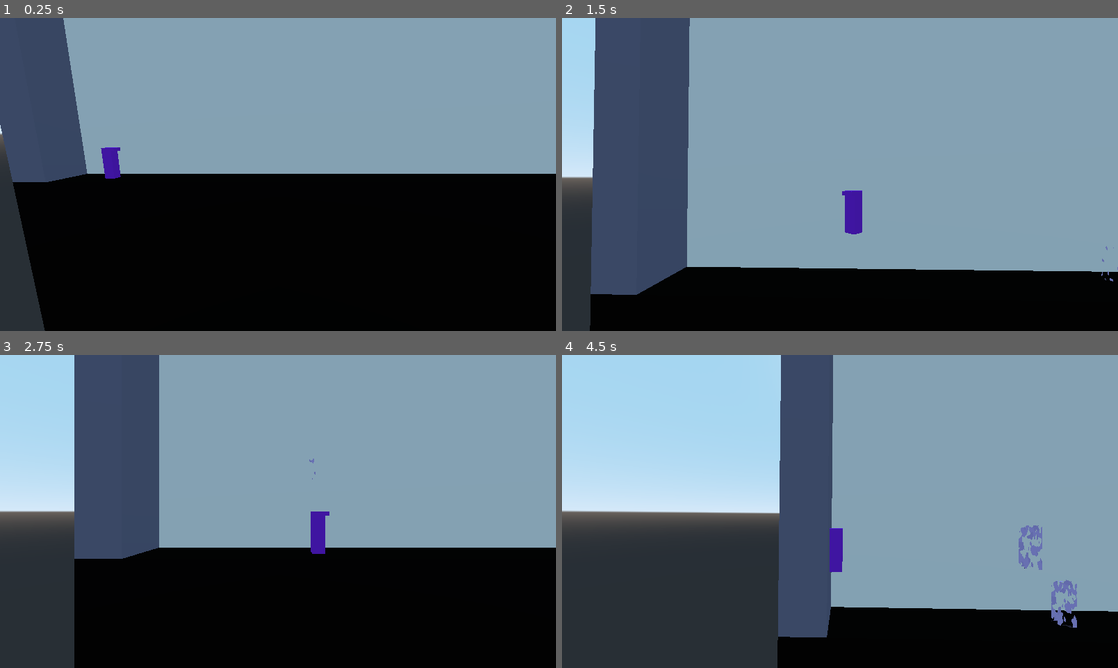
Above: before the commit, frames 1-4 (two rows, left to right).
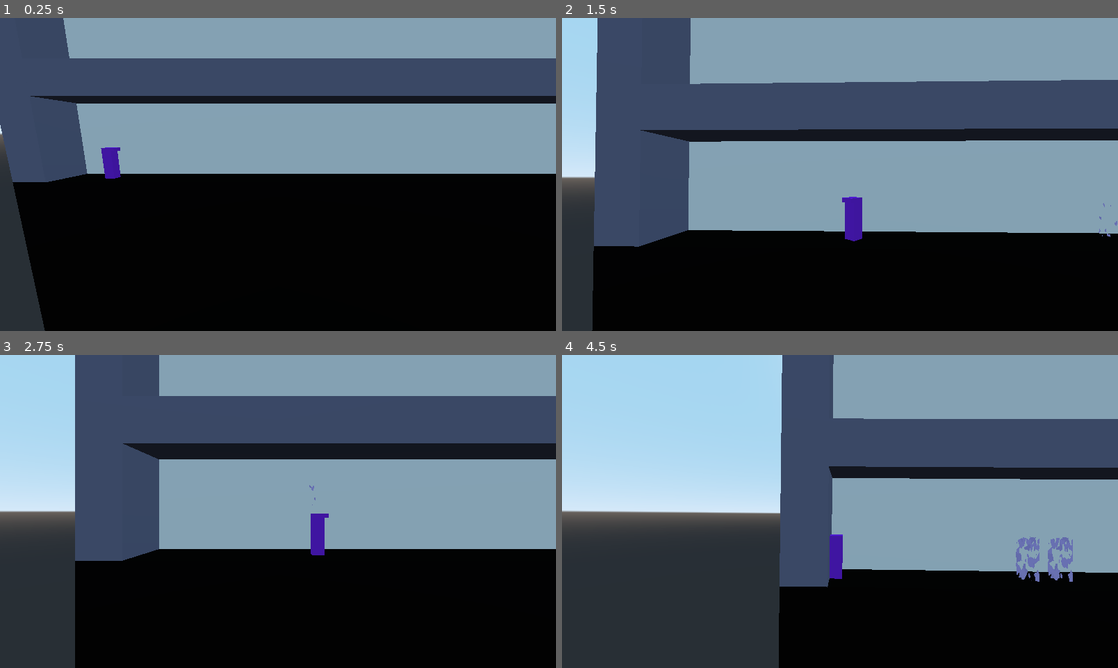
Above: after the commit, the same moments.

Repository: dsaltares/ludumdare-47
Game: Godot game, scene res://David/DavidPlayground.tscn
Two runs of this game, one before a commit and one after it. Both use one fixed random seed, a clock stepped at 60 frames per second and the inputs below.
Inputs:
- Up to frame 1 (0.25 s): no input
- Up to frame 2 (1.5 s): hold D (move_right) 0.53-1.28 s; tap N (new_run) at 0.6 s; tap Space (jump) at 0.77 s; hold A (move_left) from 1.28 s (still down); tap C (shake) at 1.35 s
- Up to frame 3 (2.75 s): tap Space (jump) at 1.52 s; release A (move_left) at 2.03 s; hold D (move_right) from 2.03 s (still down); tap N (new_run) at 2.1 s
- Up to frame 4 (4.5 s): tap C (shake) at 2.85, 4.35 s; tap Space (jump) at 3.02, 3.77 s; release D (move_right) at 3.53 s; hold A (move_left) from 3.53 s (still down); tap N (new_run) at 3.6 s

The runs differ from the first frame. In frame 1, 13% of the frame differs, in the area x 5-100%, y 12-28%; in frame 2, 27%, in the area x 5-100%, y 0-100%; in frame 3, 15%; in frame 4, 19%.

Commit message:
add first puzzle

Diff:
--- a/game/Environment/PressurePlate.tscn
+++ b/game/Environment/PressurePlate.tscn
@@ -11,12 +11,14 @@
 bottom_radius = 0.5
 height = 0.15
 
-[sub_resource type="CylinderShape" id=3]
+[sub_resource type="SpatialMaterial" id=3]
+albedo_color = Color( 0.0431373, 0.501961, 0.254902, 1 )
+
+[sub_resource type="CylinderShape" id=4]
 radius = 0.5
 height = 0.65
 
-[sub_resource type="Animation" id=4]
-resource_name = "Activation"
+[sub_resource type="Animation" id=5]
 tracks/0/type = "bezier"
 tracks/0/path = NodePath("StaticBody:translation:y")
 tracks/0/interp = 1
@@ -32,24 +34,24 @@
 script = ExtResource( 1 )
 
 [node name="StaticBody" type="StaticBody" parent="."]
+collision_mask = 6
 
 [node name="CollisionShape" type="CollisionShape" parent="StaticBody"]
 shape = SubResource( 1 )
 
 [node name="MeshInstance" type="MeshInstance" parent="StaticBody/CollisionShape"]
 mesh = SubResource( 2 )
-material/0 = null
+material/0 = SubResource( 3 )
 
 [node name="Area" type="Area" parent="."]
 transform = Transform( 1, 0, 0, 0, 1, 0, 0, 0, 1, 0, 0.325, 0 )
-collision_layer = 6
 collision_mask = 6
 
 [node name="CollisionShape" type="CollisionShape" parent="Area"]
 transform = Transform( 1, 0, 0, 0, 1, 0, 0, 0, 1, 0, -0.075, 0 )
-shape = SubResource( 3 )
+shape = SubResource( 4 )
 
 [node name="AnimationPlayer" type="AnimationPlayer" parent="."]
-anims/Activation = SubResource( 4 )
+anims/Activation = SubResource( 5 )
 [connection signal="body_entered" from="Area" to="." method="_on_Area_body_entered"]
 [connection signal="body_exited" from="Area" to="." method="_on_Area_body_exited"]
--- a/game/Ghosts/GhostDissolveMaterial.tres
+++ b/game/Ghosts/GhostDissolveMaterial.tres
@@ -5,46 +5,46 @@
 [sub_resource type="VisualShaderNodeScalarUniform" id=1]
 uniform_name = "amount"
 
-[sub_resource type="VisualShaderNodeScalarClamp" id=9]
+[sub_resource type="VisualShaderNodeScalarClamp" id=2]
 
-[sub_resource type="VisualShaderNodeScalarOp" id=10]
+[sub_resource type="VisualShaderNodeScalarOp" id=3]
 default_input_values = [ 0, 0.0, 1, 0.5 ]
 operator = 2
 
-[sub_resource type="VisualShaderNodeScalarOp" id=11]
+[sub_resource type="VisualShaderNodeScalarOp" id=4]
 output_port_for_preview = 0
 operator = 2
 
-[sub_resource type="VisualShaderNodeScalarConstant" id=12]
+[sub_resource type="VisualShaderNodeScalarConstant" id=5]
 constant = 3.14159
 
-[sub_resource type="VisualShaderNodeScalarFunc" id=13]
+[sub_resource type="VisualShaderNodeScalarFunc" id=6]
 output_port_for_preview = 0
 function = 0
 
-[sub_resource type="VisualShaderNodeScalarOp" id=14]
+[sub_resource type="VisualShaderNodeScalarOp" id=7]
 output_port_for_preview = 0
 default_input_values = [ 0, 0.0, 1, 0.7 ]
 operator = 1
 
-[sub_resource type="VisualShaderNodeColorConstant" id=15]
+[sub_resource type="VisualShaderNodeColorConstant" id=8]
 constant = Color( 0.789469, 0.693773, 1, 1 )
 
-[sub_resource type="VisualShaderNodeInput" id=2]
+[sub_resource type="VisualShaderNodeInput" id=9]
 output_port_for_preview = 0
 input_name = "uv"
 
-[sub_resource type="VisualShaderNodeTexture" id=3]
+[sub_resource type="VisualShaderNodeTexture" id=10]
 texture = ExtResource( 1 )
 
-[sub_resource type="VisualShaderNodeScalarOp" id=4]
+[sub_resource type="VisualShaderNodeScalarOp" id=11]
 output_port_for_preview = 0
 
-[sub_resource type="VisualShaderNodeScalarFunc" id=5]
+[sub_resource type="VisualShaderNodeScalarFunc" id=12]
 output_port_for_preview = 0
 function = 15
 
-[sub_resource type="VisualShader" id=6]
+[sub_resource type="VisualShader" id=13]
 code = "shader_type spatial;
 render_mode depth_draw_alpha_prepass, cull_disabled, specular_schlick_ggx;
 
@@ -84,7 +84,7 @@
 	float n_out14p0 = n_out13p0 * n_in14p1;
 
 // Scalar:16
-	float n_out16p0 = 3.141593;
+	float n_out16p0 = 3.141590;
 
 // ScalarOp:15
 	float n_out15p0 = n_out14p0 * n_out16p0;
@@ -117,32 +117,32 @@
 modes/cull = 2
 modes/depth_draw = 3
 nodes/fragment/0/position = Vector2( 2580, -60 )
-nodes/fragment/2/node = SubResource( 2 )
+nodes/fragment/2/node = SubResource( 9 )
 nodes/fragment/2/position = Vector2( 640, -240 )
-nodes/fragment/7/node = SubResource( 3 )
+nodes/fragment/7/node = SubResource( 10 )
 nodes/fragment/7/position = Vector2( 1180, -240 )
-nodes/fragment/8/node = SubResource( 4 )
+nodes/fragment/8/node = SubResource( 11 )
 nodes/fragment/8/position = Vector2( 1600, -60 )
-nodes/fragment/9/node = SubResource( 5 )
+nodes/fragment/9/node = SubResource( 12 )
 nodes/fragment/9/position = Vector2( 2160, -20 )
 nodes/fragment/11/node = SubResource( 1 )
 nodes/fragment/11/position = Vector2( 40, 400 )
-nodes/fragment/13/node = SubResource( 9 )
+nodes/fragment/13/node = SubResource( 2 )
 nodes/fragment/13/position = Vector2( 380, 400 )
-nodes/fragment/14/node = SubResource( 10 )
+nodes/fragment/14/node = SubResource( 3 )
 nodes/fragment/14/position = Vector2( 700, 400 )
-nodes/fragment/15/node = SubResource( 11 )
+nodes/fragment/15/node = SubResource( 4 )
 nodes/fragment/15/position = Vector2( 1020, 400 )
-nodes/fragment/16/node = SubResource( 12 )
+nodes/fragment/16/node = SubResource( 5 )
 nodes/fragment/16/position = Vector2( 660, 620 )
-nodes/fragment/17/node = SubResource( 13 )
+nodes/fragment/17/node = SubResource( 6 )
 nodes/fragment/17/position = Vector2( 1340, 400 )
-nodes/fragment/18/node = SubResource( 14 )
+nodes/fragment/18/node = SubResource( 7 )
 nodes/fragment/18/position = Vector2( 1880, 420 )
-nodes/fragment/19/node = SubResource( 15 )
+nodes/fragment/19/node = SubResource( 8 )
 nodes/fragment/19/position = Vector2( 2220, -260 )
 nodes/fragment/connections = PoolIntArray( 2, 0, 7, 0, 7, 0, 8, 0, 9, 0, 0, 1, 11, 0, 13, 0, 13, 0, 14, 0, 14, 0, 15, 0, 16, 0, 15, 1, 15, 0, 17, 0, 17, 0, 8, 1, 8, 0, 18, 0, 18, 0, 9, 0, 19, 0, 0, 0 )
 
 [resource]
-shader = SubResource( 6 )
+shader = SubResource( 13 )
 shader_param/amount = 0.89
--- a/game/Level/Level.tscn
+++ b/game/Level/Level.tscn
@@ -1,7 +1,9 @@
-[gd_scene load_steps=7 format=2]
+[gd_scene load_steps=10 format=2]
 
 [ext_resource path="res://Environment/Greybox.tscn" type="PackedScene" id=1]
+[ext_resource path="res://Environment/PressurePlate.tscn" type="PackedScene" id=2]
 [ext_resource path="res://Level/ExitTrigger.tscn" type="PackedScene" id=3]
+[ext_resource path="res://Environment/MovingPlatform.tscn" type="PackedScene" id=4]
 [ext_resource path="res://Level/Level.gd" type="Script" id=5]
 [ext_resource path="res://Player/Player.tscn" type="PackedScene" id=6]
 
@@ -9,6 +11,9 @@
 albedo_color = Color( 0, 0, 0, 1 )
 
 [sub_resource type="SpatialMaterial" id=2]
+albedo_color = Color( 0.431373, 0.439216, 0.560784, 1 )
+
+[sub_resource type="SpatialMaterial" id=3]
 albedo_color = Color( 0.431373, 0.439216, 0.560784, 1 )
 
 [node name="Level" type="Spatial"]
@@ -37,10 +42,30 @@
 transform = Transform( 2, 0, 0, 0, 50, 0, 0, 0, 1, 74, 25, 0 )
 material/0 = SubResource( 2 )
 
+[node name="Greybox" parent="Environment" instance=ExtResource( 1 )]
+transform = Transform( 50, 0, 0, 0, 2, 0, 0, 0, 1, -48, 6, 0 )
+material/0 = SubResource( 3 )
+
+[node name="Greybox2" parent="Environment" instance=ExtResource( 1 )]
+transform = Transform( 50, 0, 0, 0, 2, 0, 0, 0, 1, 7, 6, 0 )
+material/0 = SubResource( 3 )
+
+[node name="PressurePlate" parent="Environment" instance=ExtResource( 2 )]
+transform = Transform( 1, 0, 0, 0, 1, 0, 0, 0, 1, -25, 0, 0 )
+
+[node name="Platform" parent="Environment" instance=ExtResource( 4 )]
+transform = Transform( 2, 0, 0, 0, 1, 0, 0, 0, 1, -20.5, 5.1, 0 )
+idle_duration = 0.0
+move_to = Vector3( 0, -5, 0 )
+time = 3.0
+connected_to_button = true
+
 [node name="ExitTrigger" parent="." instance=ExtResource( 3 )]
-transform = Transform( 1, 0, 0, 0, 1, 0, 0, 0, 1, 60, 0, 0 )
+transform = Transform( 1, 0, 0, 0, 1, 0, 0, 0, 1, 70, 0, 0 )
 
 [node name="LoopTimer" type="Timer" parent="."]
-wait_time = 20.0
+wait_time = 60.0
 one_shot = true
 autostart = true
+[connection signal="pressure_plate_activated" from="Environment/PressurePlate" to="Environment/Platform" method="_on_pressure_plate_activated"]
+[connection signal="pressure_plate_deactivated" from="Environment/PressurePlate" to="Environment/Platform" method="_on_pressure_plate_deactivated"]
Not shown: 1 places in game/Environment/PressurePlate.tscn that only renumber resources
